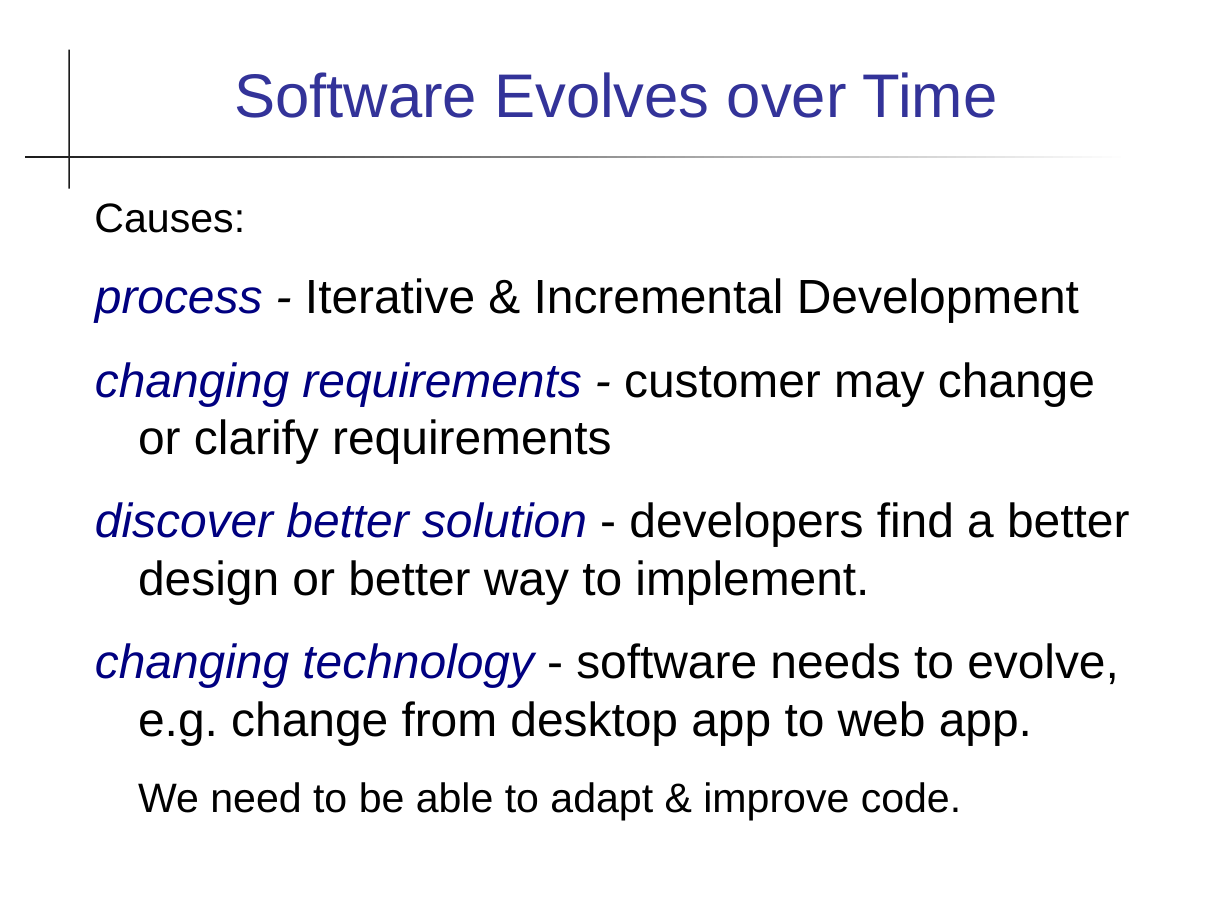
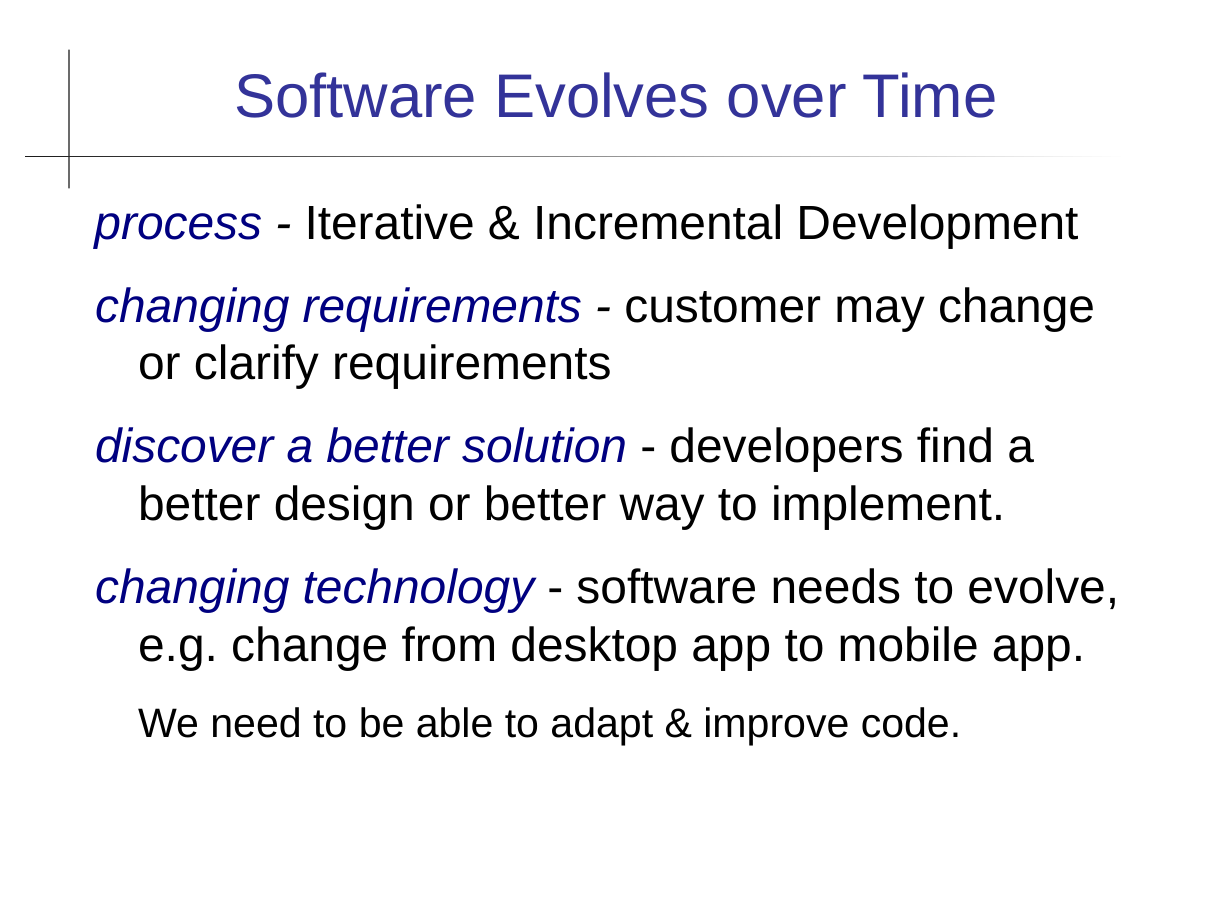
Before and after one commit to cpske/ISP, a slide deck: slide 7 of refactoring/Refactoring.ppt (slide 6 before the commit). Drawn at 1232x924 pixels with LibreOffice and Linux fonts; fonts in the diff are those of the drawing. Boxes give left, top, right and bottom in pixels: in the first picture for what was removed or moved away, otherwise in the second. Text is boxed around its words. In the diff, an @@ line names an element or a change of style, - is before the commit and + after.

```diff
--- a/refactoring/Refactoring.ppt
+++ b/refactoring/Refactoring.ppt
@@ text at <box>94,203,245,233</box>: paragraph removed @@
-Causes:
@@ text at <box>94,204,1095,745</box>: indent changed @@
@@ text at <box>95,427,1119,670</box>: text changed @@
-discover better solution - developers find a better design or better way to implement.
-changing technology - software needs to evolve, e.g. change from desktop app to web app.
+discover a better solution - developers find a better design or better way to implement.
+changing technology - software needs to evolve, e.g. change from desktop app to mobile app.
```
Also in this commit, not shown: 14 other slides changed, 2 slides added, 1 slide removed, 2 other files.
